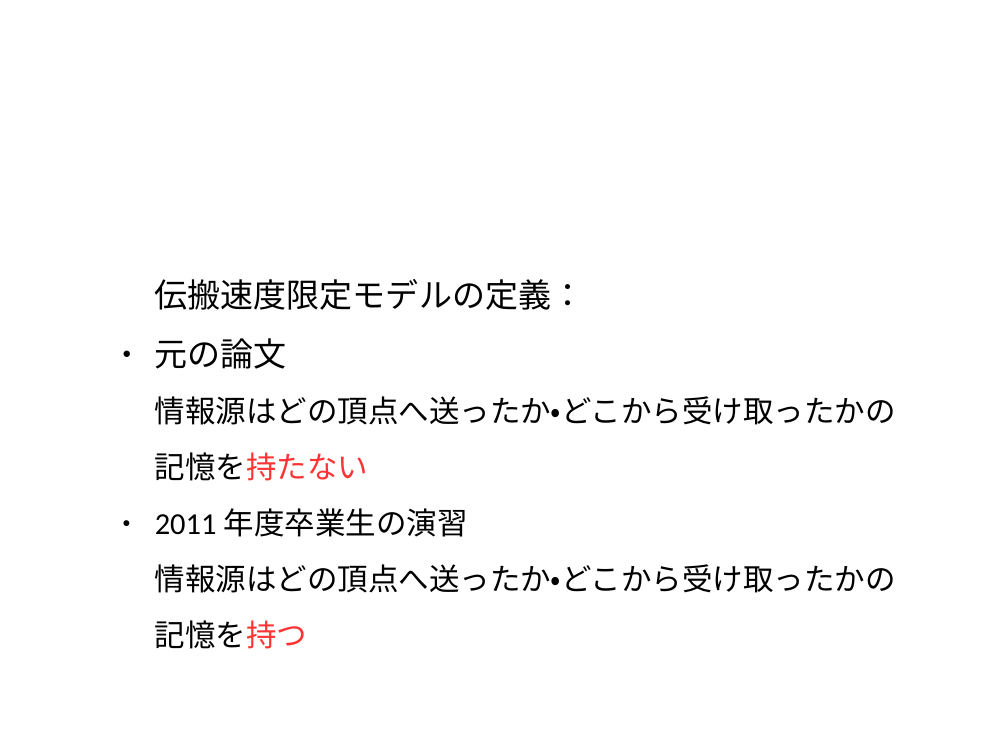
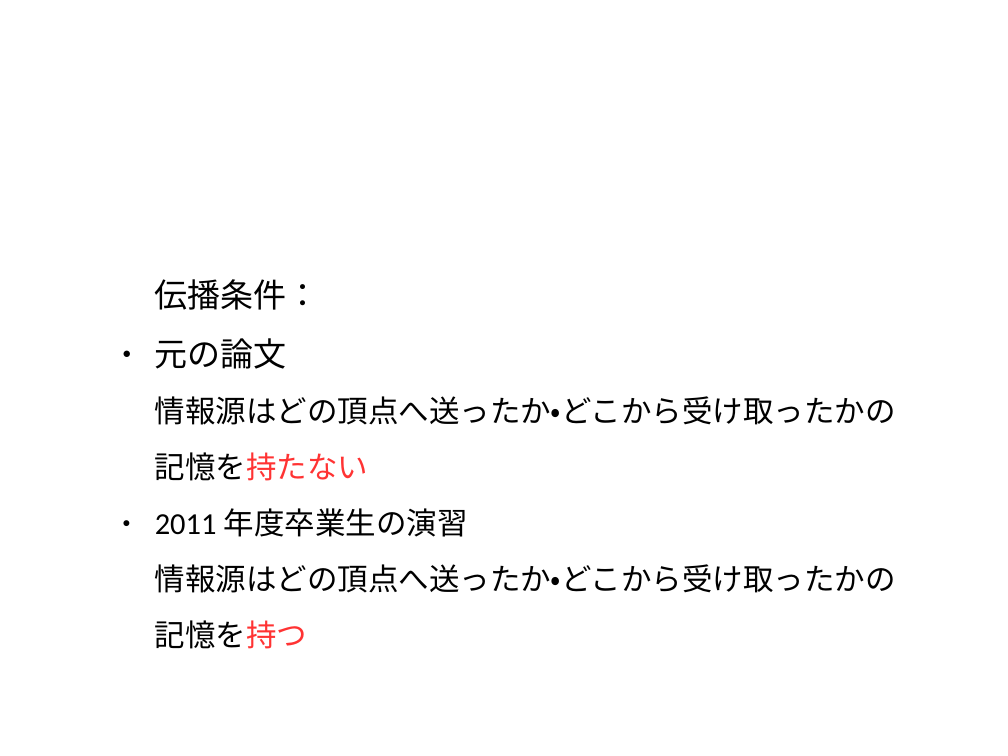
Before and after one commit to awesomest/NetWork_g-2015, a slide deck: slide 60 of 中間発表.odp. Drawn at 1008x756 pixels with LibreOffice and Linux fonts; fonts in the diff are those of the drawing; background and template pictures are left out. Boxes give left, top, right and bottom in pixels: in the first picture for what was removed or moved away, otherwise in the second. Text is boxed around its words. In the diff, an @@ line names an element or a change of style, - is before the commit and + after.

```diff
--- a/中間発表.odp
+++ b/中間発表.odp
@@ text at (155,279,320,310): text changed @@
-伝搬速度限定モデルの定義：
+伝播条件：
```
Also in this commit, not shown: 1 other file.
